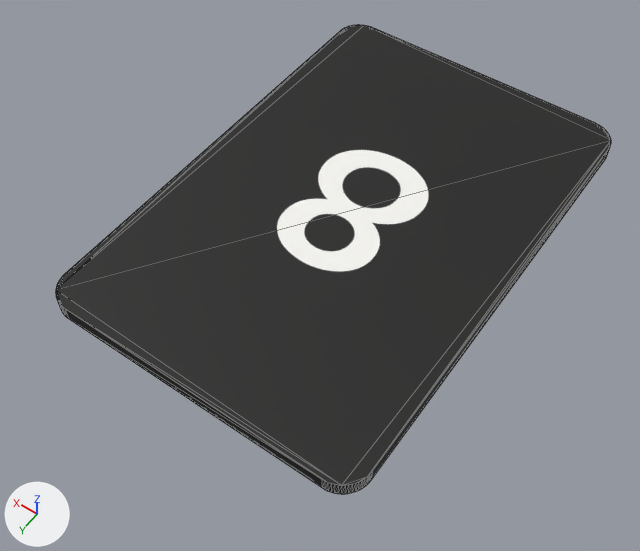
Two versions of the glTF model exports/algo/glb/black_8.glb, one commit apart.
The view is the same before and after, from a 50 mm camera at (-0.0391, 0.0616, 0.0818) aimed at (-0.0006, 0.0077, -0.0029). Every picture has the same lights, and +X, +Y and +Z are marked at lower left. The older version comes first. Mesh edges are drawn as thin lines. Vertices at exactly the same position are counted once.

Objects in the first picture: 'black_8'.
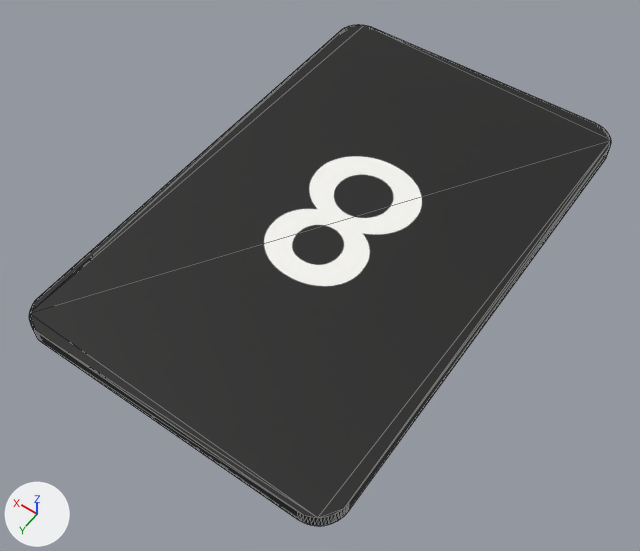
The newer file is also turned or shifted as a whole; pictures and numbers use the older file's frame.

Boxes (x1, y1, x2, y2) around the edits, measured in the pictures (640 x 551 px; the box of a moved part takes in the faces that stretch with it):
'black_8', reshaped (7% taller): before (55, 25, 611, 494); after (29, 25, 611, 526)
part 1 of me_black_8, moved or reshaped: before (55, 144, 587, 494); after (29, 144, 587, 526)

The edits, one by one:
me_black_8 is used by ob_black_8; location (0.0, 0.0, 0.0).
me_black_8 had 136 vertices, 268 faces and spanned x -0.021..0.021, y -0.031..0.031, z 0.0..0.002.
me_black_8 now has 136 vertices, 268 faces and spans x -0.021..0.021, y -0.031..0.035, z 0.0..0.002.
me_black_8 part 1: all 68 vertices in x -0.021..0.021, y 0.0275..0.031, z 0.0..0.002 are moved by (0.0, 0.004, 0.0).
